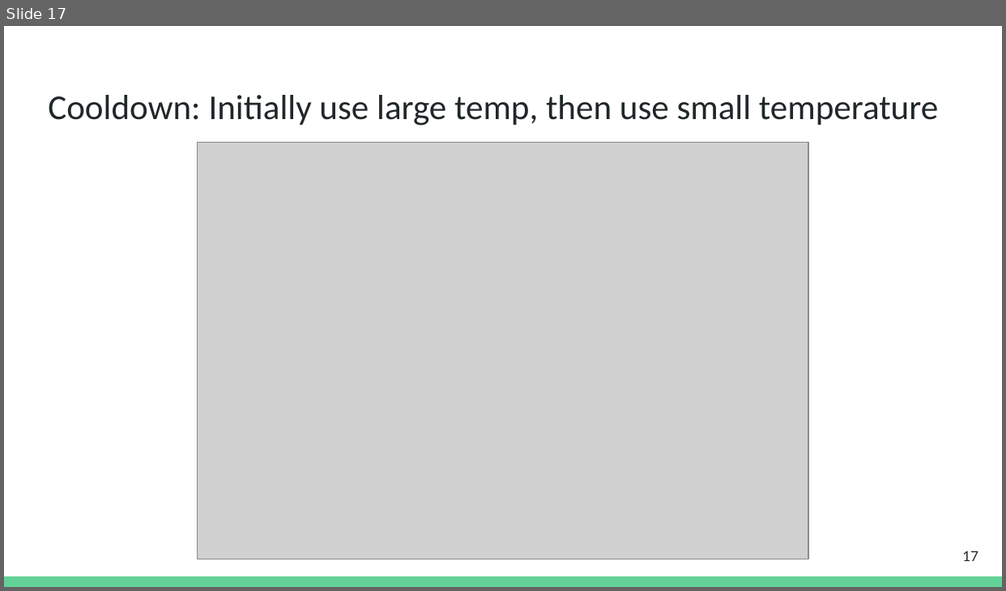
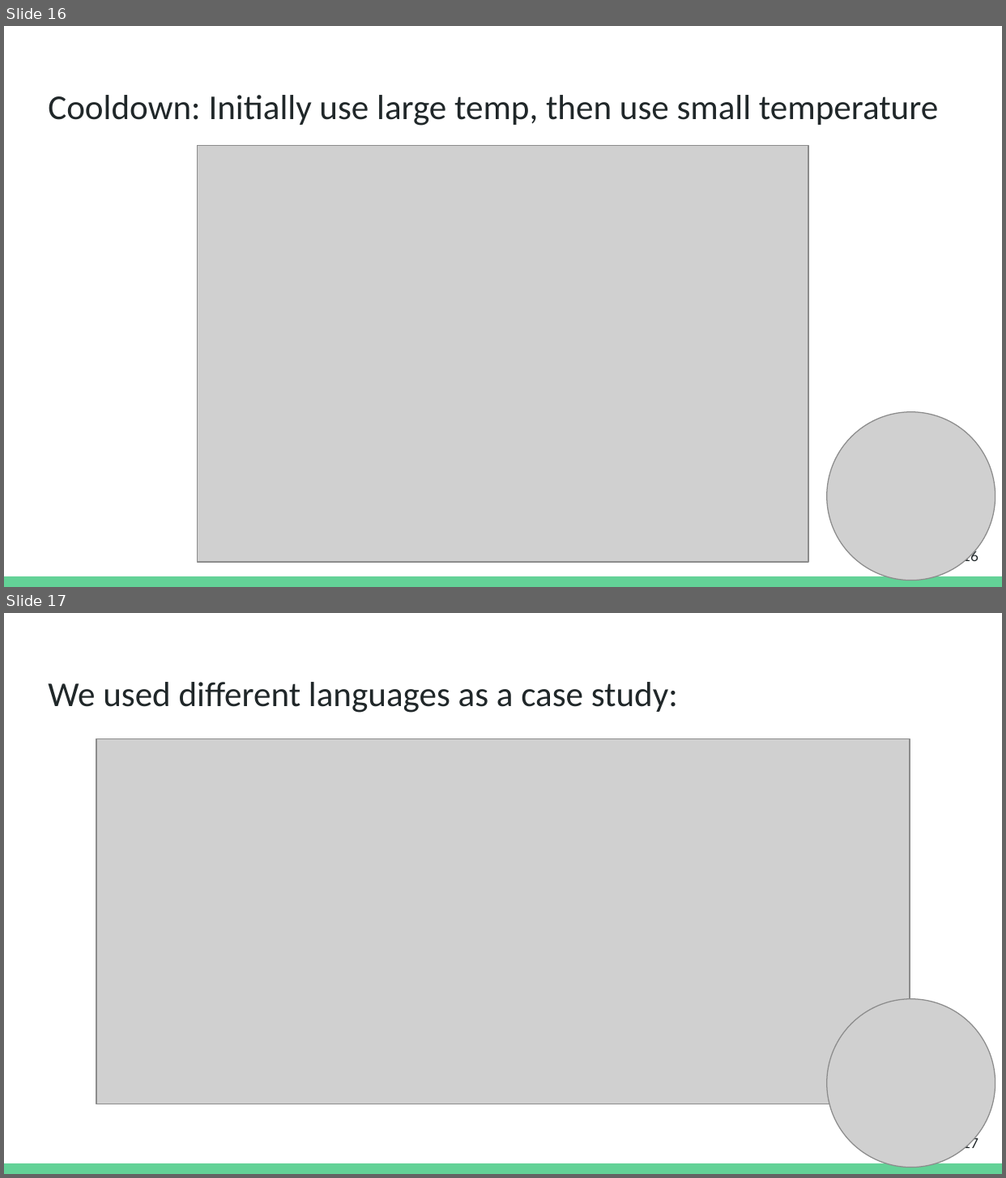
Before and after one commit to danyaljj/homepage, a slide deck: files/2025_cooldown/Cooldown_NAACL_2025_10min.pptx. Shown one above the other, each under a label of ours: slide 17 before the commit, slides 16 and 17 after it. The pictures are 1006x591 and 1006x1178 pixels, drawn with LibreOffice and Linux fonts; fonts in the diff are those of the drawing; grey boxes stand for pictures. Boxes give left, top, right and bottom in pixels: in the first picture for what was removed or moved away, otherwise in the second. Text is boxed around its words. In the diff, an @@ line names an element or a change of style, - is before the commit and + after.

```diff
--- a/files/2025_cooldown/Cooldown_NAACL_2025_10min.pptx
+++ b/files/2025_cooldown/Cooldown_NAACL_2025_10min.pptx
@@ slide 17 added at bbox=[4, 613, 1002, 1174], background #FFFFFF; not listed: 1 template element that a slide beside it also shows @@
@@ title added at bbox=[48, 682, 678, 713], 25.2 pt, text #202729 @@
+We used different languages as a case study:
@@ picture added at bbox=[97, 739, 910, 1104] @@
@@ picture added at bbox=[826, 999, 995, 1168] @@
@@ page number added at bbox=[962, 1137, 978, 1152], 10 pt, text #202729 @@
+17
@@ what was slide 17 is now slide 16 @@
@@ slide 16 changed as well @@
@@ picture: place and size @@
-picture at bbox=[198, 143, 808, 560]
+picture at bbox=[198, 146, 808, 563]
@@ picture added at bbox=[826, 412, 995, 581] @@
@@ page number at bbox=[962, 550, 978, 565]: text changed @@
-17
+16
```
Also in this commit, not shown: 15 other slides changed, 4 other slides added, 6 slides removed, 3 other files.
